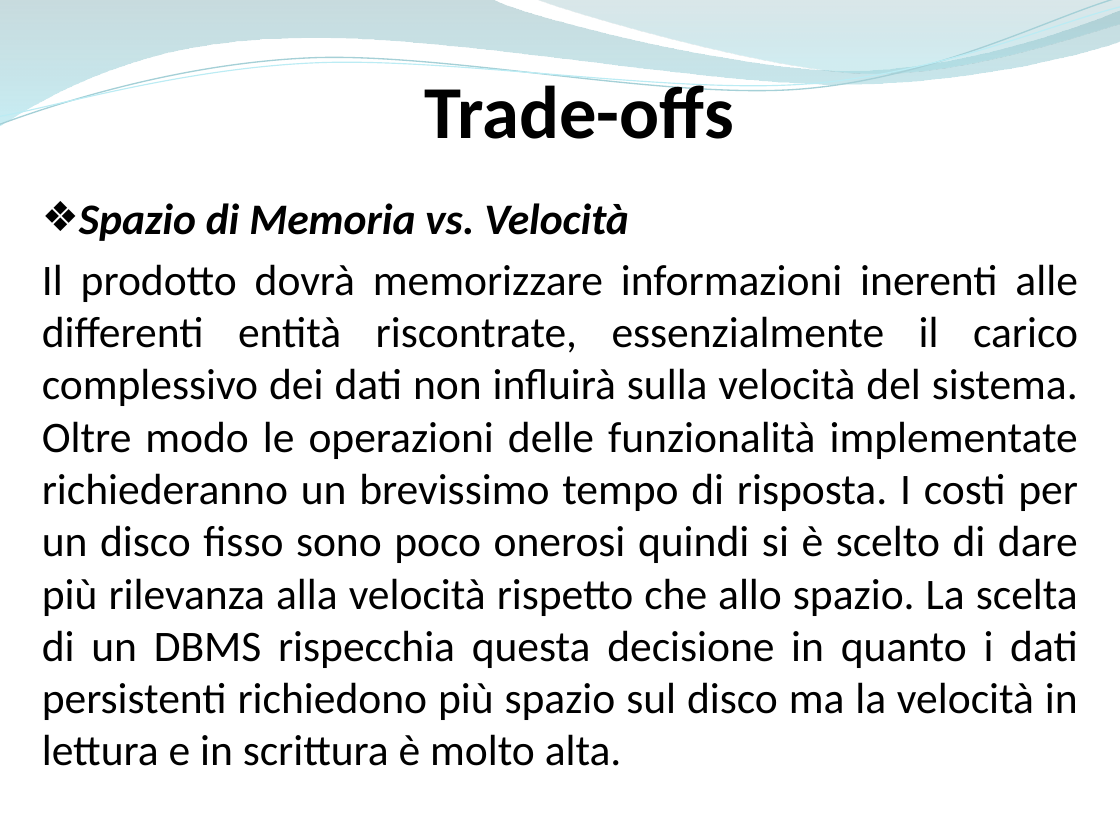
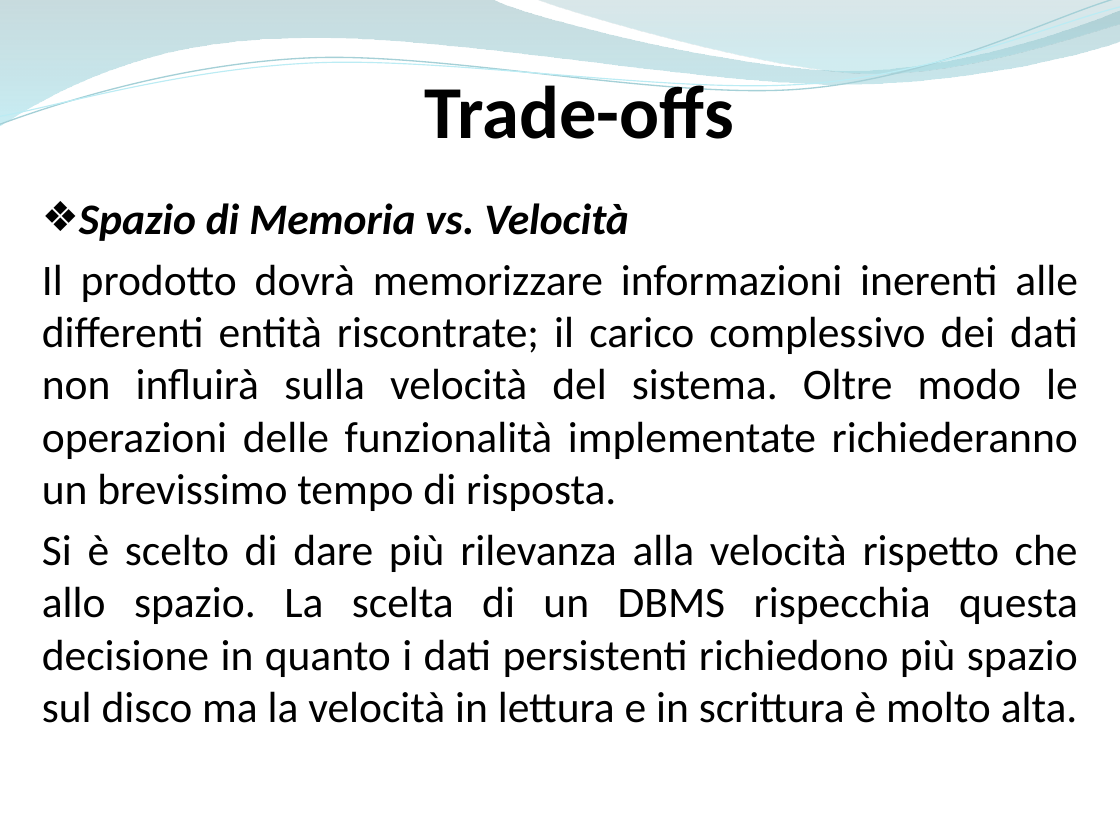
Before and after one commit to ammirate/at-silo, a slide deck: slide 13 of Presentazione/Atsilo1/Micco/Atsilo_A_Micco.pptx. Drawn at 1120x840 pixels with LibreOffice and Linux fonts; fonts in the diff are those of the drawing. Boxes give left, top, right and bottom in pixels: in the first picture for what was removed or moved away, otherwise in the second. Text is boxed around its words. In the diff, an @@ line names an element or a change of style, - is before the commit and + after.

```diff
--- a/Presentazione/Atsilo1/Micco/Atsilo_A_Micco.pptx
+++ b/Presentazione/Atsilo1/Micco/Atsilo_A_Micco.pptx
@@ text at [42,264,1078,723]: text changed @@
-Il prodotto dovrà memorizzare informazioni inerenti alle differenti entità riscontrate, essenzialmente il carico complessivo dei dati non influirà sulla velocità del sistema. Oltre modo le operazioni delle funzionalità implementate richiederanno un brevissimo tempo di risposta. I costi per un disco fisso sono poco onerosi quindi si è scelto di dare più rilevanza alla velocità rispetto che allo spazio. La scelta di un DBMS rispecchia questa decisione in quanto i dati persistenti richiedono più spazio sul disco ma la velocità in lettura e in scrittura è molto alta.
+Il prodotto dovrà memorizzare informazioni inerenti alle differenti entità riscontrate; il carico complessivo dei dati non influirà sulla velocità del sistema. Oltre modo le operazioni delle funzionalità implementate richiederanno un brevissimo tempo di risposta.
+Si è scelto di dare più rilevanza alla velocità rispetto che allo spazio. La scelta di un DBMS rispecchia questa decisione in quanto i dati persistenti richiedono più spazio sul disco ma la velocità in lettura e in scrittura è molto alta.
```
Also in this commit, not shown: 9 other slides changed.
